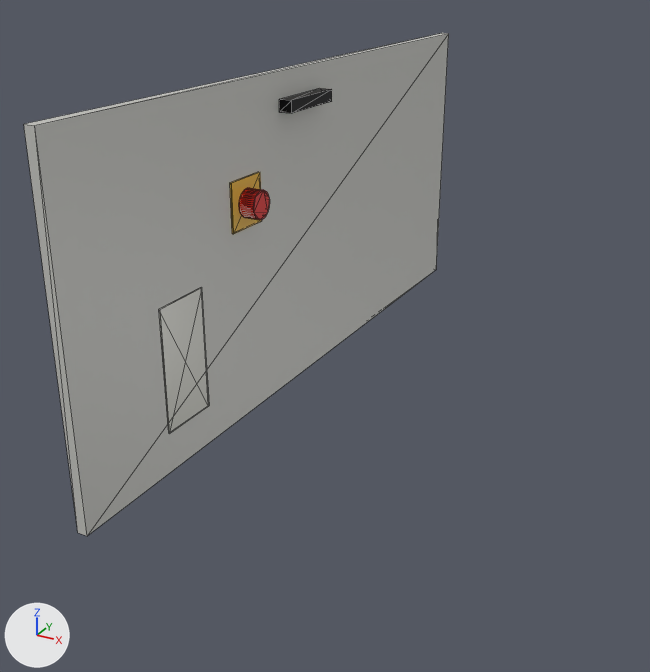
One commit to the glTF model models/systems/cabinet_controller_door.glb: the scene before it, then after it.
Both versions are drawn from a 50 mm camera at (1.184, -3.081, 1.113) aimed at (0.177, -1.249, 0.197). Arrows for +X, +Y and +Z are at lower left; the lights stay in place. The picture after the commit comes second. Mesh edges are drawn as thin lines. Vertices at exactly the same position are counted once.

In view in the first picture: 'cabinet_controller_door'.
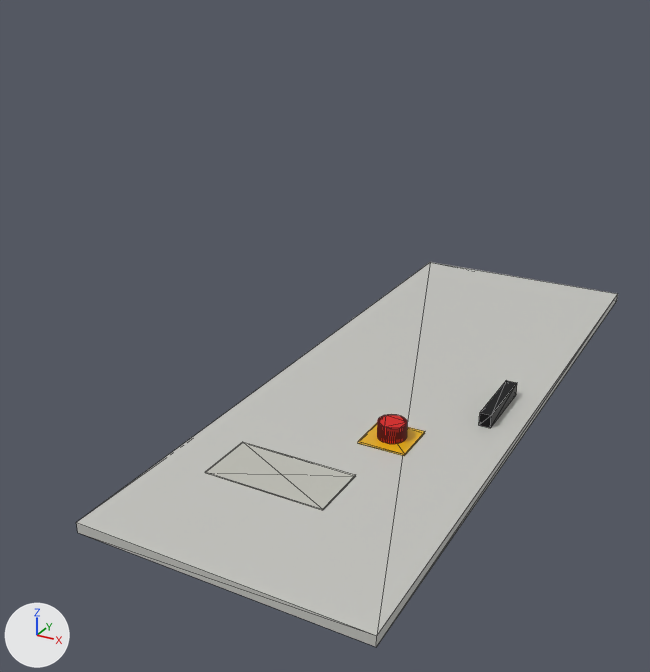
Location of each change, (x1, y1, x2, y2) in pixels of the pictures (650 x 672 px; the box of a moved part takes in the faces that stretch with it):
'cabinet_controller_door', reshaped, moved (27% wider, 23% shorter)
    before: (24, 33, 449, 536)
    after: (76, 262, 618, 647)
part 1 of me_cube_011, moved or reshaped
    before: (24, 33, 449, 536)
    after: (76, 262, 618, 647)
part 2 of me_cube_011, moved or reshaped
    before: (279, 88, 332, 113)
    after: (479, 381, 517, 428)
part 3 of me_cube_011, moved or reshaped
    before: (159, 287, 209, 433)
    after: (205, 442, 356, 510)
part 4 of me_cube_011, moved or reshaped
    before: (230, 172, 262, 234)
    after: (358, 422, 425, 456)
part 5 of me_cube_011, moved or reshaped
    before: (239, 188, 270, 220)
    after: (377, 415, 407, 444)

The change, as a list of edits to the scene's bpy script:
```text
Change me_cube_011:
    used by ob_cabinet_controller_door; location = (0.013, -1.05, 0.415)
    remove me_cube_011.from_pydata(...)  # 128 vertices, 236 faces; spans x -0.01..0.06, y -0.93..0.93, z -0.41..0.41
    add me_cube_011.from_pydata(...)  # 128 vertices, 236 faces; spans x -0.34..0.34, y -0.93..0.93, z -0.01..0.06
    me_cube_011 part 1: the loose piece of 8 vertices spanning x -0.01..0.01, y -0.93..0.93, z -0.41..0.41 is scaled about its middle by (27.2, 1, 0.0301)
    me_cube_011 part 2: the loose piece of 8 vertices spanning x 0.01..0.05, y -0.15..0.05, z 0.32..0.35 is moved by (0.23, 0.0, -0.31)
    me_cube_011 part 3: the loose piece of 8 vertices spanning x 0.01..0.02, y -0.65..-0.5, z -0.31..-0.01 is scaled about its middle by (100, 1, 0.01), then moved by (-0.08, 0.0, 0.18)
    me_cube_011 part 4: the loose piece of 8 vertices spanning x 0.01..0.02, y -0.37..-0.25, z 0.08..0.2 is scaled about its middle by (24, 1, 0.0417), then moved by (0.06, 0.0, -0.12)
    me_cube_011 part 5: the loose piece of 96 vertices spanning x 0.02..0.06, y -0.35..-0.28, z 0.1..0.17 is multiplied about its middle by the matrix ((0.0, 1.0, 0.0), (0.0, 0.0, -1.0), (-1.0, 0.0, 0.0)), then moved by (0.04, 0.0, -0.1)
Change ob_cabinet_controller_door:
    ob_cabinet_controller_door.location: (0.013, -1.05, 0.415) -> (0.34, -1.05, 0.013)
```
